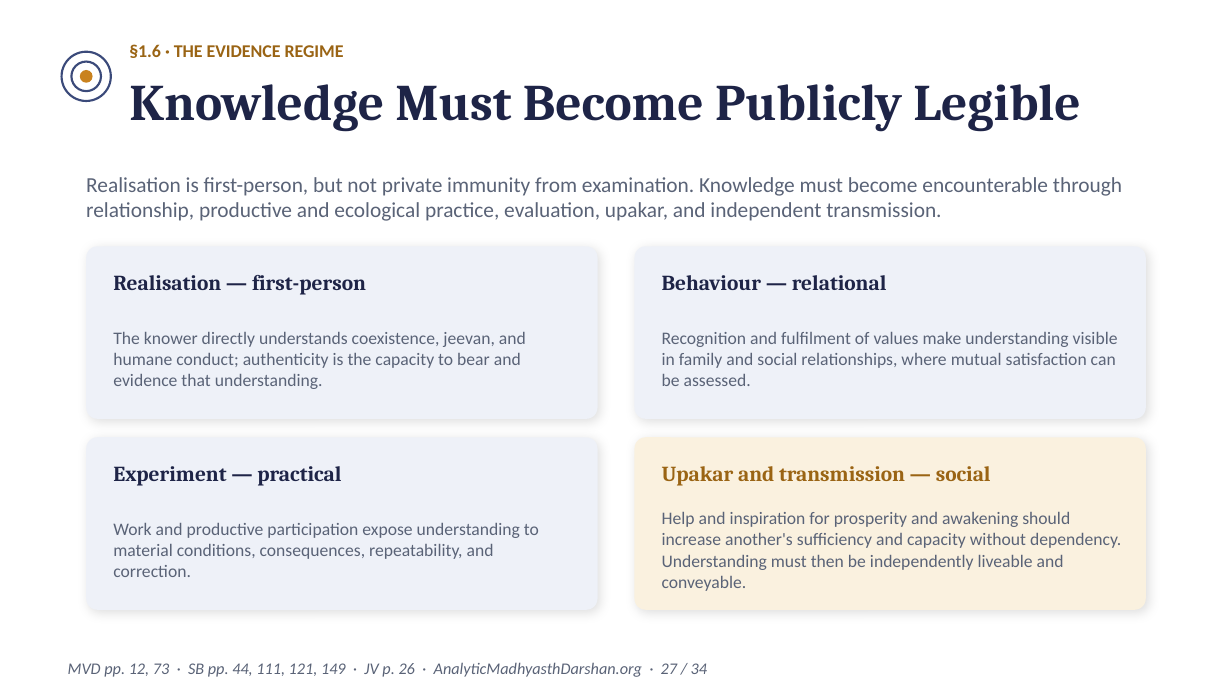
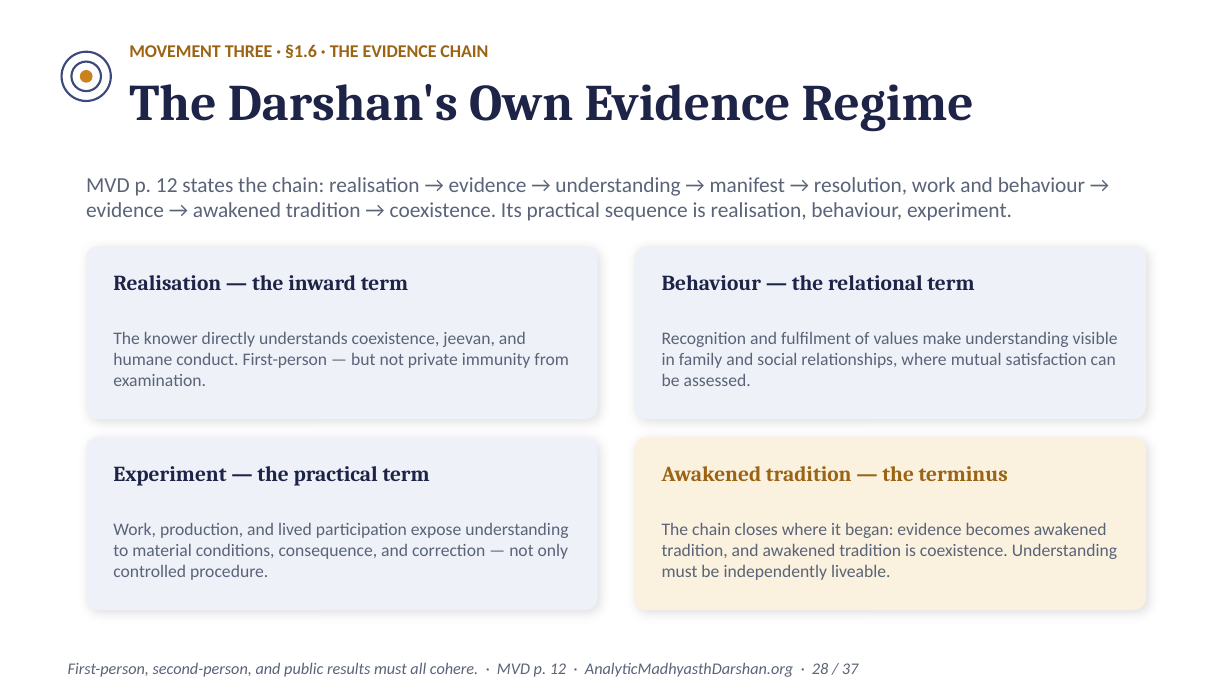
Before and after one commit to raghavamohan/AnalyticMadhyasthDarshan, a slide deck: slide 28 of Studies/The-Epistemology-of-Coexistence/The-Epistemology-of-Coexistence-Madhyasth-Darshan.pptx (slide 27 before the commit). Drawn at 1232x693 pixels with LibreOffice and Linux fonts; fonts in the diff are those of the drawing. Boxes give left, top, right and bottom in pixels: in the first picture for what was removed or moved away, otherwise in the second. Text is boxed around its words. In the diff, an @@ line names an element or a change of style, - is before the commit and + after.

```diff
--- a/Studies/The-Epistemology-of-Coexistence/The-Epistemology-of-Coexistence-Madhyasth-Darshan.pptx
+++ b/Studies/The-Epistemology-of-Coexistence/The-Epistemology-of-Coexistence-Madhyasth-Darshan.pptx
@@ text at bbox=[129, 44, 488, 58]: text changed @@
-§1.6 · THE EVIDENCE REGIME
+MOVEMENT THREE · §1.6 · THE EVIDENCE CHAIN
@@ text at bbox=[129, 84, 974, 131]: text changed @@
-Knowledge Must Become Publicly Legible
+The Darshan's Own Evidence Regime
@@ text at bbox=[86, 177, 1085, 221]: text changed @@
-Realisation is first-person, but not private immunity from examination. Knowledge must become encounterable through relationship, productive and ecological practice, evaluation, upakar, and independent transmission.
+MVD p. 12 states the chain: realisation → evidence → understanding → manifest → resolution, work and behaviour → evidence → awakened tradition → coexistence. Its practical sequence is realisation, behaviour, experiment.
@@ text at bbox=[113, 275, 408, 290]: text changed @@
-Realisation — first-person
+Realisation — the inward term
@@ text at bbox=[662, 275, 974, 290]: text changed @@
-Behaviour — relational
+Behaviour — the relational term
@@ text at bbox=[113, 332, 569, 386]: text changed @@
-The knower directly understands coexistence, jeevan, and humane conduct; authenticity is the capacity to bear and evidence that understanding.
+The knower directly understands coexistence, jeevan, and humane conduct. First-person — but not private immunity from examination.
@@ text at bbox=[113, 466, 430, 486]: text changed @@
-Experiment — practical
+Experiment — the practical term
@@ text at bbox=[662, 466, 1008, 481]: text changed @@
-Upakar and transmission — social
+Awakened tradition — the terminus
@@ text at bbox=[113, 523, 568, 580]: text changed @@
-Work and productive participation expose understanding to material conditions, consequences, repeatability, and correction.
+Work, production, and lived participation expose understanding to material conditions, consequence, and correction — not only controlled procedure.
@@ text at bbox=[662, 523, 1117, 580]: text changed @@
-Help and inspiration for prosperity and awakening should increase another's sufficiency and capacity without dependency. Understanding must then be independently liveable and conveyable.
+The chain closes where it began: evidence becomes awakened tradition, and awakened tradition is coexistence. Understanding must be independently liveable.
@@ text at bbox=[68, 662, 858, 677]: text changed @@
-MVD pp. 12, 73 · SB pp. 44, 111, 121, 149 · JV p. 26 · AnalyticMadhyasthDarshan.org · 27 / 34
+First-person, second-person, and public results must all cohere. · MVD p. 12 · AnalyticMadhyasthDarshan.org · 28 / 37
```
Also in this commit, not shown: 31 other slides changed, 5 slides added, 2 slides removed.
